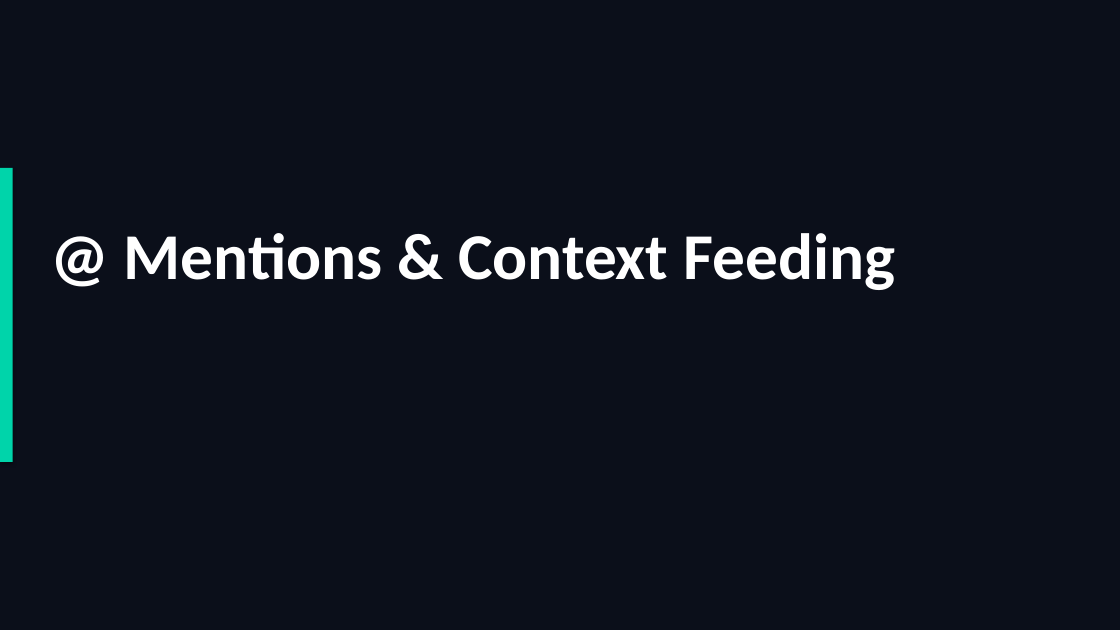
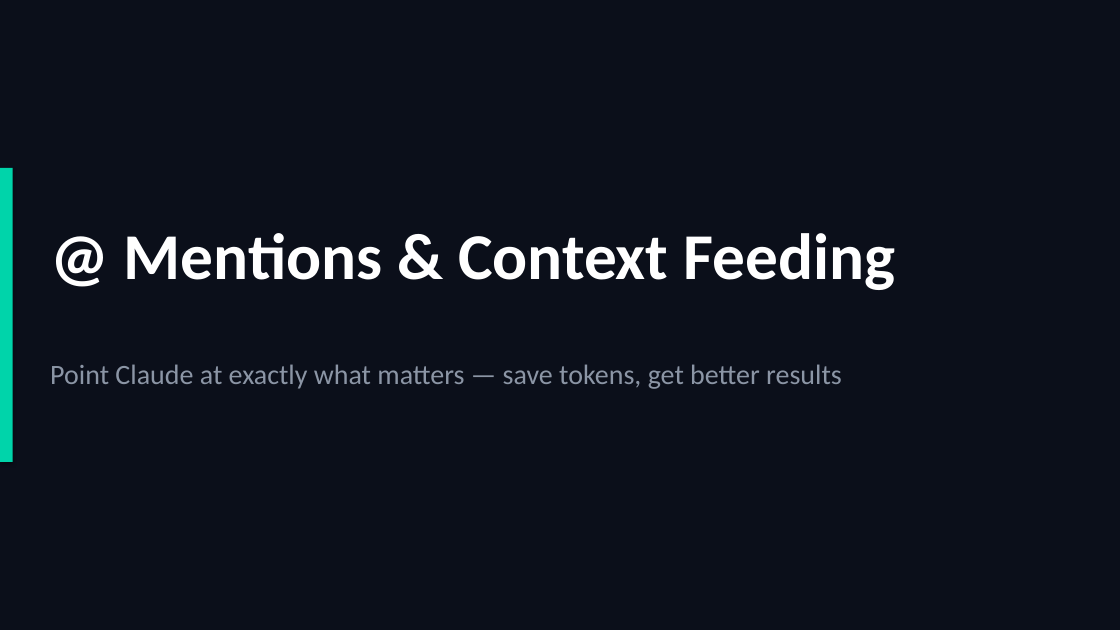
Before and after one commit to scottrhay/AIA-ClaudeCopilot, a slide deck: slide 41 of slides/Day2_Claude_Code_Fundamentals.pptx (slide 38 before the commit). Drawn at 1120x630 pixels with LibreOffice and Linux fonts; fonts in the diff are those of the drawing. Boxes give left, top, right and bottom in pixels: in the first picture for what was removed or moved away, otherwise in the second. Text is boxed around its words. In the diff, an @@ line names an element or a change of style, - is before the commit and + after.

Commit message:
fix: regenerate Day 2 — fix code wrap, section dividers, empty slides
Root cause: code handler had word_wrap=False causing wrap=none in XML,
making all code text extend off-screen. Fixed to word_wrap=True.
Section dividers now show subtitles. All 117 slides populated.

```diff
--- a/slides/Day2_Claude_Code_Fundamentals.pptx
+++ b/slides/Day2_Claude_Code_Fundamentals.pptx
@@ text added at <box>50,364,842,389</box>, 24 pt, text #8B95A5 @@
+Point Claude at exactly what matters — save tokens, get better results
```
Also in this commit, not shown: 34 other slides changed, 51 slides added, 48 slides removed.
